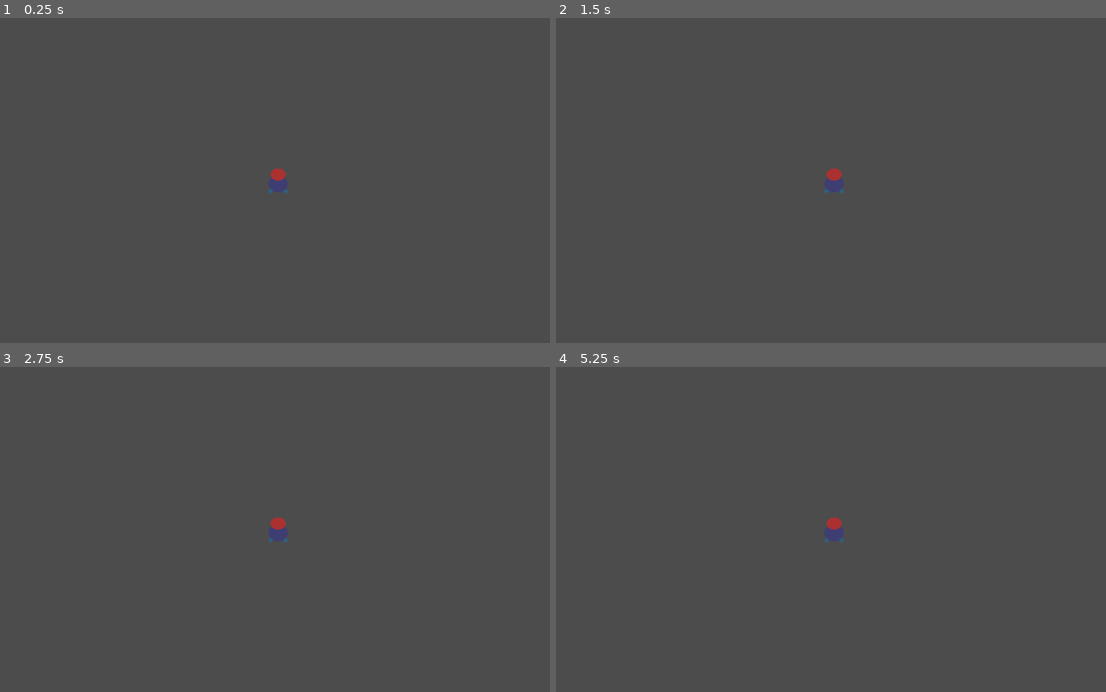
Above: before the commit, frames 1-4 (two rows, left to right).
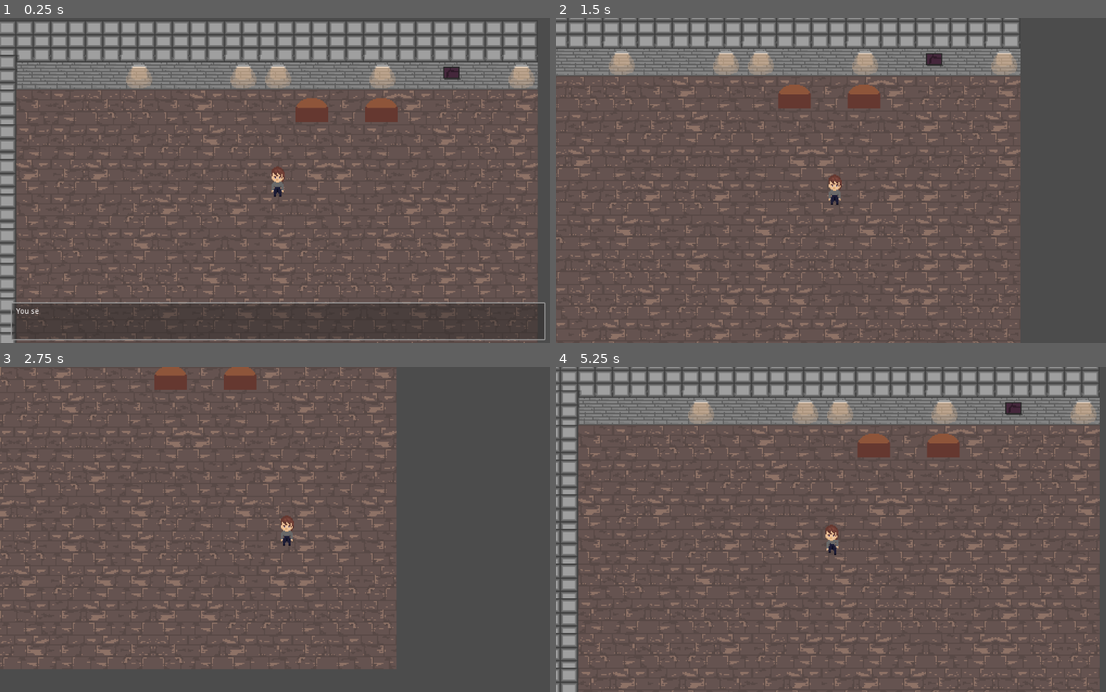
Above: after the commit, the same moments.

Repository: Drauthius/ld45
Game: Godot game, scene res://scn/Game.tscn
The game is run twice, just before and just after one commit, with the same random seed, the same clock (stepped at 60 frames per second) and the same inputs.
Inputs (mouse positions are in pixels of both pictures, inside the frame that each line leads up to):
- Up to frame 1 (0.25 s): no input
- Up to frame 2 (1.5 s): tap Enter at 0.5 s; move the mouse to (957, 164) at 0.52 s; hold Right (player_right) 0.53-1.28 s; tap 1 at 0.6 s; click (957, 164) at 0.67 s; tap Space at 0.77 s; move the mouse to (721, 196) at 1.27 s; hold Down (player_down) from 1.28 s (still down); tap 9 at 1.35 s
- Up to frame 3 (2.75 s): tap Space at 1.52 s; move the mouse to (335, 458) at 2.02 s; release Down (player_down) at 2.03 s; hold Right (player_right) from 2.03 s (still down); tap 0 at 2.1 s
- Up to frame 4 (5.25 s): move the mouse to (809, 594) at 2.77 s; release Right (player_right) at 2.78 s; hold Up (player_up) 2.78-3.53 s; tap 1 at 2.85, 5.1 s; click (809, 594) at 2.92 s; tap Space at 3.02, 3.77, 4.52 s; move the mouse to (1001, 578) at 3.52 s; hold Left (player_left) 3.53-5.03 s; tap 9 at 3.6 s; move the mouse to (666, 480) at 4.27 s; tap 0 at 4.35 s; move the mouse to (864, 529) at 5.02 s; hold Down (player_down) from 5.03 s (still down); click (864, 529) at 5.17 s

The runs differ from the first frame. In frame 1, 59% of the frame differs, in the area x 0-100%, y 1-100%; in frame 2, 60%; in frame 3, 47%; in frame 4, 69%, in the area x 0-99%, y 0-100%.
Error before the commit: Parse Error: Constant "TileSet" shadows a native class. (res://src/Game.gd:5)

Commit message:
Change sprites to less placeholdery ones

Diff:
--- a/dat/rooms.json
+++ b/dat/rooms.json
@@ -1,14 +1,15 @@
 [
 	[
-		[ 1, 1, 1, 1, 1, 1, 1, 1, 1, 1, 1, 1, 1, 1, 1, 1 ],
-		[ 2, 0, 0, 0, 0, 0, 0, 0, 0, "C", 0, "C", 0, 0, 0, 0 ],
-		[ 2, 0, 0, 0, 0, 0, 0, 0, 0, 0, 0, 0, 0, 0, 0, 0 ],
-		[ 2, 0, 0, 0, 0, 0, 0, 0, 0, 0, 0, 0, 0, 0, 0, 0 ],
-		[ 2, 0, 0, 0, 0, 0, 0, 0, 0, 0, 0, 0, 0, 0, 0, 0 ],
-		[ 2, 0, 0, 0, 0, 0, 0, 0, 0, 0, 0, 0, 0, 0, 0, 0 ],
-		[ 2, 0, 0, 0, 0, 0, 0, 0, 0, 0, 0, 0, 0, 0, 0, 0 ],
-		[ 2, 0, 0, 0, 0, 0, 0, 0, 0, 0, 0, 0, 0, 0, 0, 0 ],
-		[ 2, 0, 0, 0, 0, 0, 0, 0, 0, 0, 0, 0, 0, 0, 0, 0 ],
-		[ 2, 0, 0, 0, 0, 0, 0, 0, 0, 0, 0, 0, 0, 0, 0, 0 ]
+		[ 4, 5, 5, 5, 5, 5, 5, 5, 5, 5, 5, 5, 5, 5, 5, 5 ],
+		[ 4, 2, 1, 1, 1, 1, 1, 1, 1, 1, 1, 1, 1, 1, 1, 3 ],
+		[ 4, 0, 0, 0, 0, 0, 0, 0, 0, "C", 0, "C", 0, 0, 0, 0 ],
+		[ 4, 0, 0, 0, 0, 0, 0, 0, 0, 0, 0, 0, 0, 0, 0, 0 ],
+		[ 4, 0, 0, 0, 0, 0, 0, 0, 0, 0, 0, 0, 0, 0, 0, 0 ],
+		[ 4, 0, 0, 0, 0, 0, 0, 0, 0, 0, 0, 0, 0, 0, 0, 0 ],
+		[ 4, 0, 0, 0, 0, 0, 0, 0, 0, 0, 0, 0, 0, 0, 0, 0 ],
+		[ 4, 0, 0, 0, 0, 0, 0, 0, 0, 0, 0, 0, 0, 0, 0, 0 ],
+		[ 4, 0, 0, 0, 0, 0, 0, 0, 0, 0, 0, 0, 0, 0, 0, 0 ],
+		[ 4, 0, 0, 0, 0, 0, 0, 0, 0, 0, 0, 0, 0, 0, 0, 0 ],
+		[ 4, 0, 0, 0, 0, 0, 0, 0, 0, 0, 0, 0, 0, 0, 0, 0 ]
 	]
 ]
--- a/dat/tiles.json
+++ b/dat/tiles.json
@@ -1,18 +1,28 @@
 [
 	{
 		"description": "ground",
-		"tiles": [ 2, 5 ],
+		"tiles": [ 5, 6, 7, 8 ],
 		"flip_x": true,
-		"flip_y": true
+		"flip_y": false
 	},
 	{
 		"description": "top-wall",
-		"tiles": [ 0, 1 ],
-		"flip_x": true
+		"tiles": [ 1, 1, 1, 1, 3, 4 ]
+	},
+	{
+		"description": "topleft-wall",
+		"tiles": [ 0 ]
+	},
+	{
+		"description": "topright-wall",
+		"tiles": [ 4 ]
 	},
 	{
 		"description": "left-wall",
-		"tiles": [ 3, 4 ],
-		"flip_y": true
+		"tiles": [ 9 ]
+	},
+	{
+		"description": "top-wall",
+		"tiles": [ 10 ]
 	}
 ]
--- /dev/null
+++ b/res/level1.tres
@@ -0,0 +1,178 @@
+[gd_resource type="TileSet" load_steps=9 format=2]
+
+[ext_resource path="res://gfx/Sprite-0001.png" type="Texture" id=1]
+
+[sub_resource type="ConvexPolygonShape2D" id=1]
+points = PoolVector2Array( 0, 0, 32, 0, 32, 32, 0, 32 )
+
+[sub_resource type="ConvexPolygonShape2D" id=2]
+points = PoolVector2Array( 0, 0, 32, 0, 32, 32, 0, 32 )
+
+[sub_resource type="ConvexPolygonShape2D" id=3]
+points = PoolVector2Array( 0, 0, 32, 0, 32, 32, 0, 32 )
+
+[sub_resource type="ConvexPolygonShape2D" id=4]
+points = PoolVector2Array( 0, 0, 32, 0, 32, 32, 0, 32 )
+
+[sub_resource type="ConvexPolygonShape2D" id=5]
+points = PoolVector2Array( 0, 0, 32, 0, 32, 32, 0, 32 )
+
+[sub_resource type="ConvexPolygonShape2D" id=6]
+points = PoolVector2Array( 0, 0, 32, 0, 32, 32, 0, 32 )
+
+[sub_resource type="ConvexPolygonShape2D" id=7]
+points = PoolVector2Array( 0, 0, 32, 0, 32, 32, 0, 32 )
+
+[resource]
+0/name = "Sprite-0001.png 0"
+0/texture = ExtResource( 1 )
+0/tex_offset = Vector2( 0, 0 )
+0/modulate = Color( 1, 1, 1, 1 )
+0/region = Rect2( 0, 32, 32, 32 )
+0/tile_mode = 0
+0/occluder_offset = Vector2( 0, 0 )
+0/navigation_offset = Vector2( 0, 0 )
+0/shapes = [ {
+"autotile_coord": Vector2( 0, 0 ),
+"one_way": false,
+"one_way_margin": 1.0,
+"shape": SubResource( 1 ),
+"shape_transform": Transform2D( 1, 0, 0, 1, 0, 0 )
+} ]
+0/z_index = 0
+1/name = "Sprite-0001.png 1"
+1/texture = ExtResource( 1 )
+1/tex_offset = Vector2( 0, 0 )
+1/modulate = Color( 1, 1, 1, 1 )
+1/region = Rect2( 32, 32, 32, 32 )
+1/tile_mode = 0
+1/occluder_offset = Vector2( 0, 0 )
+1/navigation_offset = Vector2( 0, 0 )
+1/shapes = [ {
+"autotile_coord": Vector2( 0, 0 ),
+"one_way": false,
+"one_way_margin": 1.0,
+"shape": SubResource( 2 ),
+"shape_transform": Transform2D( 1, 0, 0, 1, 0, 0 )
+} ]
+1/z_index = 0
+2/name = "Sprite-0001.png 2"
+2/texture = ExtResource( 1 )
+2/tex_offset = Vector2( 0, 0 )
+2/modulate = Color( 1, 1, 1, 1 )
+2/region = Rect2( 64, 32, 32, 32 )
+2/tile_mode = 0
+2/occluder_offset = Vector2( 0, 0 )
+2/navigation_offset = Vector2( 0, 0 )
+2/shapes = [ {
+"autotile_coord": Vector2( 0, 0 ),
+"one_way": false,
+"one_way_margin": 1.0,
+"shape": SubResource( 4 ),
+"shape_transform": Transform2D( 1, 0, 0, 1, 0, 0 )
+} ]
+2/z_index = 0
+3/name = "Sprite-0001.png 3"
+3/texture = ExtResource( 1 )
+3/tex_offset = Vector2( 0, 0 )
+3/modulate = Color( 1, 1, 1, 1 )
+3/region = Rect2( 96, 32, 32, 32 )
+3/tile_mode = 0
+3/occluder_offset = Vector2( 0, 0 )
+3/navigation_offset = Vector2( 0, 0 )
+3/shapes = [ {
+"autotile_coord": Vector2( 0, 0 ),
+"one_way": false,
+"one_way_margin": 1.0,
+"shape": SubResource( 5 ),
+"shape_transform": Transform2D( 1, 0, 0, 1, 0, 0 )
+} ]
+3/z_index = 0
+4/name = "Sprite-0001.png 4"
+4/texture = ExtResource( 1 )
+4/tex_offset = Vector2( 0, 0 )
+4/modulate = Color( 1, 1, 1, 1 )
+4/region = Rect2( 128, 32, 32, 32 )
+4/tile_mode = 0
+4/occluder_offset = Vector2( 0, 0 )
+4/navigation_offset = Vector2( 0, 0 )
+4/shapes = [ {
+"autotile_coord": Vector2( 0, 0 ),
+"one_way": false,
+"one_way_margin": 1.0,
+"shape": SubResource( 6 ),
+"shape_transform": Transform2D( 1, 0, 0, 1, 0, 0 )
+} ]
+4/z_index = 0
+5/name = "Sprite-0001.png 5"
+5/texture = ExtResource( 1 )
+5/tex_offset = Vector2( 0, 0 )
+5/modulate = Color( 1, 1, 1, 1 )
+5/region = Rect2( 0, 192, 32, 32 )
+5/tile_mode = 0
+5/occluder_offset = Vector2( 0, 0 )
+5/navigation_offset = Vector2( 0, 0 )
+5/shapes = [  ]
+5/z_index = 0
+6/name = "Sprite-0001.png 6"
+6/texture = ExtResource( 1 )
+6/tex_offset = Vector2( 0, 0 )
+6/modulate = Color( 1, 1, 1, 1 )
+6/region = Rect2( 32, 192, 32, 32 )
+6/tile_mode = 0
+6/occluder_offset = Vector2( 0, 0 )
+6/navigation_offset = Vector2( 0, 0 )
+6/shapes = [  ]
+6/z_index = 0
+7/name = "Sprite-0001.png 7"
+7/texture = ExtResource( 1 )
+7/tex_offset = Vector2( 0, 0 )
+7/modulate = Color( 1, 1, 1, 1 )
+7/region = Rect2( 0, 224, 32, 32 )
+7/tile_mode = 0
+7/occluder_offset = Vector2( 0, 0 )
+7/navigation_offset = Vector2( 0, 0 )
+7/shapes = [  ]
+7/z_index = 0
+8/name = "Sprite-0001.png 8"
+8/texture = ExtResource( 1 )
+8/tex_offset = Vector2( 0, 0 )
+8/modulate = Color( 1, 1, 1, 1 )
+8/region = Rect2( 32, 224, 32, 32 )
+8/tile_mode = 0
+8/occluder_offset = Vector2( 0, 0 )
+8/navigation_offset = Vector2( 0, 0 )
+8/shapes = [  ]
+8/z_index = 0
+9/name = "Sprite-0001.png 9"
+9/texture = ExtResource( 1 )
+9/tex_offset = Vector2( 0, 0 )
+9/modulate = Color( 1, 1, 1, 1 )
+9/region = Rect2( 0, 0, 32, 32 )
+9/tile_mode = 0
+9/occluder_offset = Vector2( 0, 0 )
+9/navigation_offset = Vector2( 0, 0 )
+9/shapes = [ {
+"autotile_coord": Vector2( 0, 0 ),
+"one_way": false,
+"one_way_margin": 1.0,
+"shape": SubResource( 7 ),
+"shape_transform": Transform2D( 1, 0, 0, 1, 0, 0 )
+} ]
+9/z_index = 0
+10/name = "Sprite-0001.png 10"
+10/texture = ExtResource( 1 )
+10/tex_offset = Vector2( 0, 0 )
+10/modulate = Color( 1, 1, 1, 1 )
+10/region = Rect2( 32, 0, 32, 32 )
+10/tile_mode = 0
+10/occluder_offset = Vector2( 0, 0 )
+10/navigation_offset = Vector2( 0, 0 )
+10/shapes = [ {
+"autotile_coord": Vector2( 0, 0 ),
+"one_way": false,
+"one_way_margin": 1.0,
+"shape": SubResource( 3 ),
+"shape_transform": Transform2D( 1, 0, 0, 1, 0, 0 )
+} ]
+10/z_index = 0
--- a/res/new_tileset.tres
+++ /dev/null
@@ -1,101 +0,0 @@
-[gd_resource type="TileSet" load_steps=6 format=2]
-
-[ext_resource path="res://gfx/testsprite.png" type="Texture" id=1]
-
-[sub_resource type="ConvexPolygonShape2D" id=1]
-points = PoolVector2Array( 0, 0, 32, 0, 32, 32, 0, 32 )
-
-[sub_resource type="ConvexPolygonShape2D" id=2]
-points = PoolVector2Array( 0, 0, 32, 0, 32, 32, 0, 32 )
-
-[sub_resource type="ConvexPolygonShape2D" id=3]
-points = PoolVector2Array( 0, 0, 32, 0, 32, 32, 0, 32 )
-
-[sub_resource type="ConvexPolygonShape2D" id=4]
-points = PoolVector2Array( 0, 0, 32, 0, 32, 32, 0, 32 )
-
-[resource]
-0/name = "testsprite.png 0"
-0/texture = ExtResource( 1 )
-0/tex_offset = Vector2( 0, 0 )
-0/modulate = Color( 1, 1, 1, 1 )
-0/region = Rect2( 0, 0, 32, 32 )
-0/tile_mode = 0
-0/occluder_offset = Vector2( 0, 0 )
-0/navigation_offset = Vector2( 0, 0 )
-0/shapes = [ {
-"autotile_coord": Vector2( 0, 0 ),
-"one_way": false,
-"one_way_margin": 1.0,
-"shape": SubResource( 1 ),
-"shape_transform": Transform2D( 1, 0, 0, 1, 0, 0 )
-} ]
-0/z_index = 0
-1/name = "testsprite.png 1"
-1/texture = ExtResource( 1 )
-1/tex_offset = Vector2( 0, 0 )
-1/modulate = Color( 1, 1, 1, 1 )
-1/region = Rect2( 32, 0, 32, 32 )
-1/tile_mode = 0
-1/occluder_offset = Vector2( 0, 0 )
-1/navigation_offset = Vector2( 0, 0 )
-1/shapes = [ {
-"autotile_coord": Vector2( 0, 0 ),
-"one_way": false,
-"one_way_margin": 1.0,
-"shape": SubResource( 2 ),
-"shape_transform": Transform2D( 1, 0, 0, 1, 0, 0 )
-} ]
-1/z_index = 0
-2/name = "testsprite.png 2"
-2/texture = ExtResource( 1 )
-2/tex_offset = Vector2( 0, 0 )
-2/modulate = Color( 1, 1, 1, 1 )
-2/region = Rect2( 64, 0, 32, 32 )
-2/tile_mode = 0
-2/occluder_offset = Vector2( 0, 0 )
-2/navigation_offset = Vector2( 0, 0 )
-2/shapes = [  ]
-2/z_index = 0
-3/name = "testsprite.png 3"
-3/texture = ExtResource( 1 )
-3/tex_offset = Vector2( 0, 0 )
-3/modulate = Color( 1, 1, 1, 1 )
-3/region = Rect2( 0, 32, 32, 32 )
-3/tile_mode = 0
-3/occluder_offset = Vector2( 0, 0 )
-3/navigation_offset = Vector2( 0, 0 )
-3/shapes = [ {
-"autotile_coord": Vector2( 0, 0 ),
-"one_way": false,
-"one_way_margin": 1.0,
-"shape": SubResource( 3 ),
-"shape_transform": Transform2D( 1, 0, 0, 1, 0, 0 )
-} ]
-3/z_index = 0
-4/name = "testsprite.png 4"
-4/texture = ExtResource( 1 )
-4/tex_offset = Vector2( 0, 0 )
-4/modulate = Color( 1, 1, 1, 1 )
-4/region = Rect2( 32, 32, 32, 32 )
-4/tile_mode = 0
-4/occluder_offset = Vector2( 0, 0 )
-4/navigation_offset = Vector2( 0, 0 )
-4/shapes = [ {
-"autotile_coord": Vector2( 0, 0 ),
-"one_way": false,
-"one_way_margin": 1.0,
-"shape": SubResource( 4 ),
-"shape_transform": Transform2D( 1, 0, 0, 1, 0, 0 )
-} ]
-4/z_index = 0
-5/name = "testsprite.png 5"
-5/texture = ExtResource( 1 )
-5/tex_offset = Vector2( 0, 0 )
-5/modulate = Color( 1, 1, 1, 1 )
-5/region = Rect2( 64, 32, 32, 32 )
-5/tile_mode = 0
-5/occluder_offset = Vector2( 0, 0 )
-5/navigation_offset = Vector2( 0, 0 )
-5/shapes = [  ]
-5/z_index = 0
--- a/scn/Character.tscn
+++ b/scn/Character.tscn
@@ -1,9 +1,24 @@
-[gd_scene load_steps=3 format=2]
+[gd_scene load_steps=4 format=2]
 
 [ext_resource path="res://src/Character.gd" type="Script" id=1]
 
 [sub_resource type="CapsuleShape2D" id=1]
 height = 3.60218
+
+[sub_resource type="Animation" id=2]
+resource_name = "run_down"
+tracks/0/type = "value"
+tracks/0/path = NodePath("Sprite:frame")
+tracks/0/interp = 1
+tracks/0/loop_wrap = true
+tracks/0/imported = false
+tracks/0/enabled = true
+tracks/0/keys = {
+"times": PoolRealArray(  ),
+"transitions": PoolRealArray(  ),
+"update": 1,
+"values": [  ]
+}
 
 [node name="Character" type="KinematicBody2D"]
 script = ExtResource( 1 )
@@ -12,3 +27,6 @@
 
 [node name="CollisionShape2D" type="CollisionShape2D" parent="."]
 shape = SubResource( 1 )
+
+[node name="AnimationPlayer" type="AnimationPlayer" parent="."]
+anims/run_down = SubResource( 2 )
--- a/scn/Game.tscn
+++ b/scn/Game.tscn
@@ -1,7 +1,7 @@
 [gd_scene load_steps=4 format=2]
 
 [ext_resource path="res://src/Game.gd" type="Script" id=1]
-[ext_resource path="res://res/new_tileset.tres" type="TileSet" id=2]
+[ext_resource path="res://res/level1.tres" type="TileSet" id=2]
 [ext_resource path="res://scn/Player.tscn" type="PackedScene" id=3]
 
 [node name="Game" type="Node2D"]
--- a/scn/Player.tscn
+++ b/scn/Player.tscn
@@ -1,11 +1,28 @@
-[gd_scene load_steps=5 format=2]
+[gd_scene load_steps=6 format=2]
 
 [ext_resource path="res://scn/Character.tscn" type="PackedScene" id=1]
 [ext_resource path="res://src/Player.gd" type="Script" id=2]
-[ext_resource path="res://gfx/testplayer.png" type="Texture" id=3]
+[ext_resource path="res://gfx/Sprite-0003.png" type="Texture" id=3]
 
 [sub_resource type="CircleShape2D" id=1]
 radius = 20.0
+
+[sub_resource type="Animation" id=2]
+resource_name = "run_down"
+length = 0.8
+loop = true
+tracks/0/type = "value"
+tracks/0/path = NodePath("Sprite:frame")
+tracks/0/interp = 1
+tracks/0/loop_wrap = true
+tracks/0/imported = false
+tracks/0/enabled = true
+tracks/0/keys = {
+"times": PoolRealArray( 0, 0.2, 0.4, 0.6 ),
+"transitions": PoolRealArray( 1, 1, 1, 1 ),
+"update": 1,
+"values": [ 0, 1, 2, 3 ]
+}
 
 [node name="Player" index="0" instance=ExtResource( 1 )]
 script = ExtResource( 2 )
@@ -13,6 +30,7 @@
 
 [node name="Sprite" parent="." index="0"]
 texture = ExtResource( 3 )
+hframes = 4
 
 [node name="Camera2D" type="Camera2D" parent="." index="2"]
 current = true
@@ -24,5 +42,8 @@
 
 [node name="CollisionShape2D" type="CollisionShape2D" parent="InteractionRange" index="0"]
 shape = SubResource( 1 )
+
+[node name="AnimationPlayer" parent="." index="4"]
+anims/run_down = SubResource( 2 )
 [connection signal="body_entered" from="InteractionRange" to="." method="_on_InteractionRange_body_entered"]
 [connection signal="body_exited" from="InteractionRange" to="." method="_on_InteractionRange_body_exited"]
--- a/src/Game.gd
+++ b/src/Game.gd
@@ -1,8 +1,6 @@
 extends Node2D
 
 const Dialogue = preload("res://scn/Dialogue.tscn")
-
-const TileSet = preload("res://res/new_tileset.tres")
 const Chest = preload("res://scn/Chest.tscn")
 
 const TileDef = "res://dat/tiles.json"
@@ -30,6 +28,8 @@
 
 # Called when the node enters the scene tree for the first time.
 func _ready():
+	randomize()
+
 	var tileDef = read_json(TileDef)
 	var roomDef = read_json(RoomDef)
 
--- a/src/Player.gd
+++ b/src/Player.gd
@@ -17,7 +17,12 @@
 	if Input.is_action_pressed("player_down"):
 		dir.y += 1
 
-	var _velocity := move_and_slide(dir.normalized() * speed)
+	var velocity := move_and_slide(dir.normalized() * speed)
+
+	if velocity.length_squared() <= 0.001:
+		$AnimationPlayer.stop()
+	else:
+		$AnimationPlayer.play("run_down")
 
 func _on_InteractionRange_body_entered(body):
 	if body.is_in_group("Interactable"):
Binary file removed: dev/testplayer.aseprite
Binary file removed: dev/testsprite.aseprite
Not shown, changed: gfx/Sprite-0001.png.import
Not shown, changed: gfx/Sprite-0003.png.import
Binary file removed: gfx/testplayer.png
Binary file removed: gfx/testsprite.png
